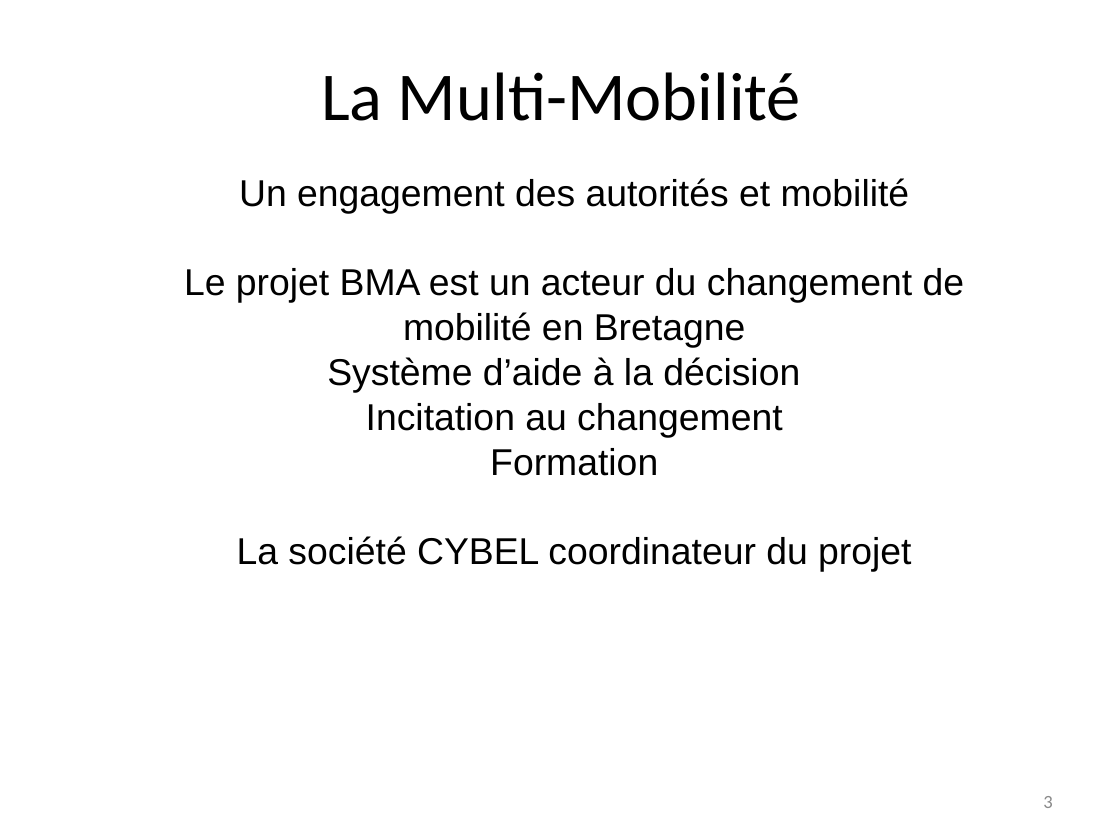
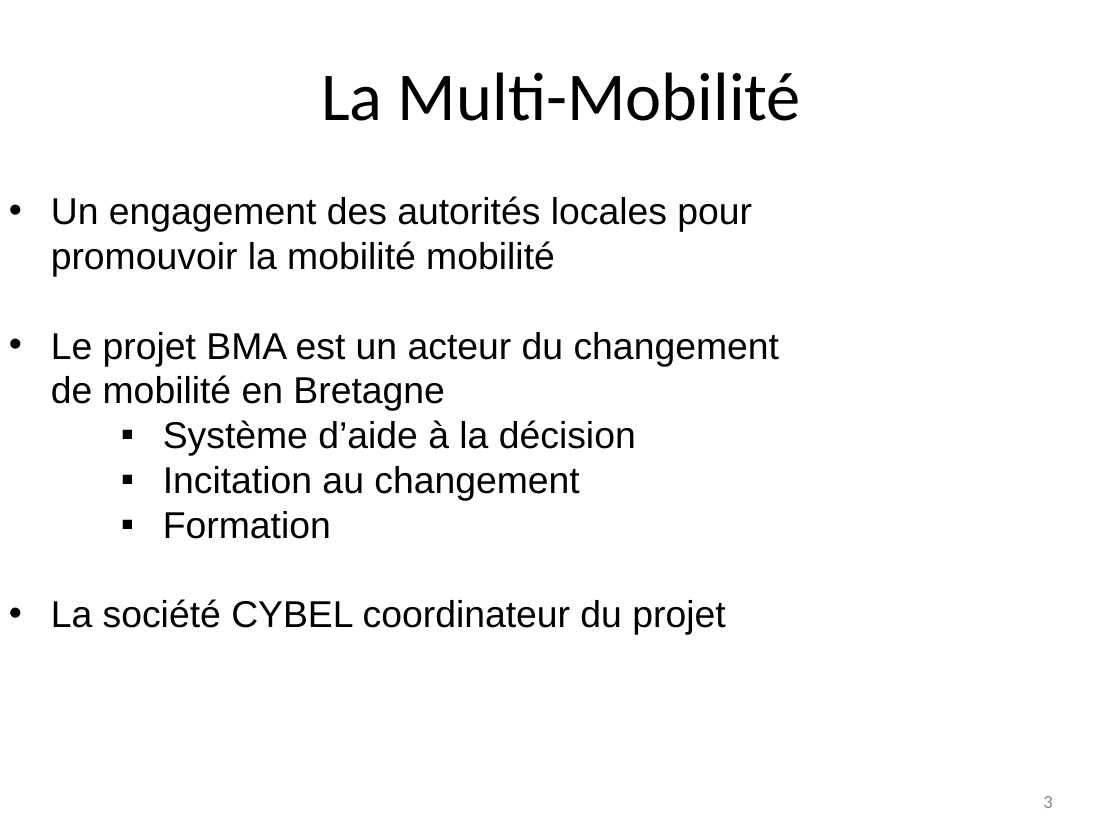
Before and after one commit to gestinronan/Projet-BMA, a slide deck: slide 3 of Documents/presentation BMA.pptx. Drawn at 1120x840 pixels with LibreOffice and Linux fonts; fonts in the diff are those of the drawing; background and template pictures are left out. Boxes give left, top, right and bottom in pixels: in the first picture for what was removed or moved away, otherwise in the second. Text is boxed around its words. In the diff, an @@ line names an element or a change of style, - is before the commit and + after.

```diff
--- a/Documents/presentation BMA.pptx
+++ b/Documents/presentation BMA.pptx
@@ text "Un engagement des autorités locales ...": place and size @@
-text "Un engagement des autorités locales ..." at (184, 178, 965, 572)
+text "Un engagement des autorités locales ..." at (51, 196, 779, 635)
@@ text at (51, 196, 752, 277): text changed @@
-Un engagement des autorités et mobilité
+• Un engagement des autorités locales pour promouvoir la mobilité mobilité
@@ text at (51, 332, 779, 635): alignment centre to left; bullet none to •; bullet none to ▪; list level 1 to 3 in "Système d’aide à la décision"; list level 1 to 3 in "Incitation au changement"; list level 1 to 3 in "Formation" @@
```
Also in this commit, not shown: 2 other slides changed, 2 slides added.
